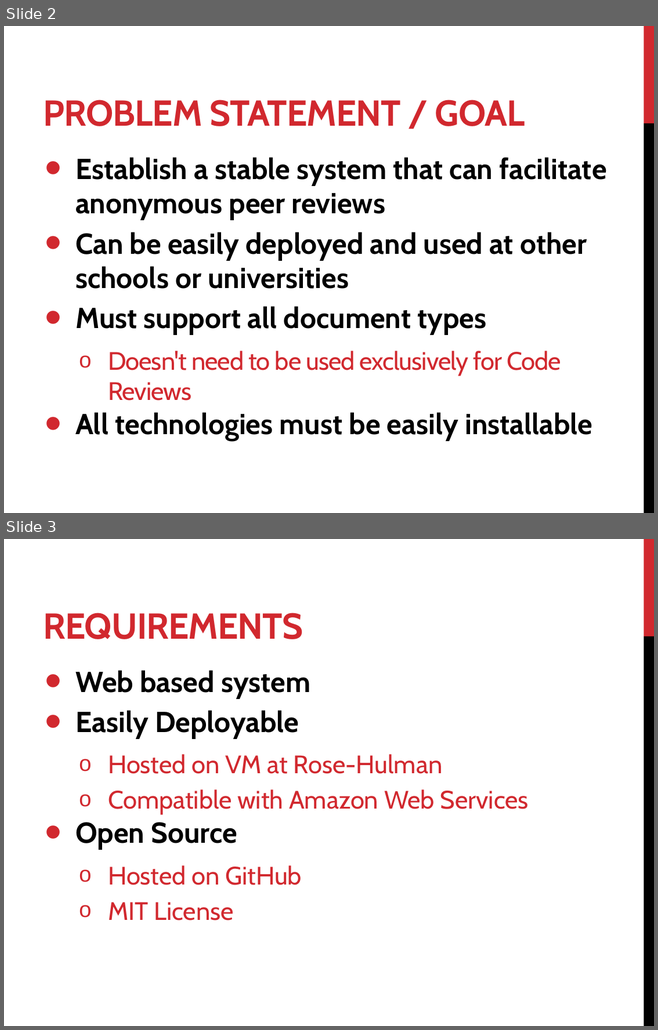
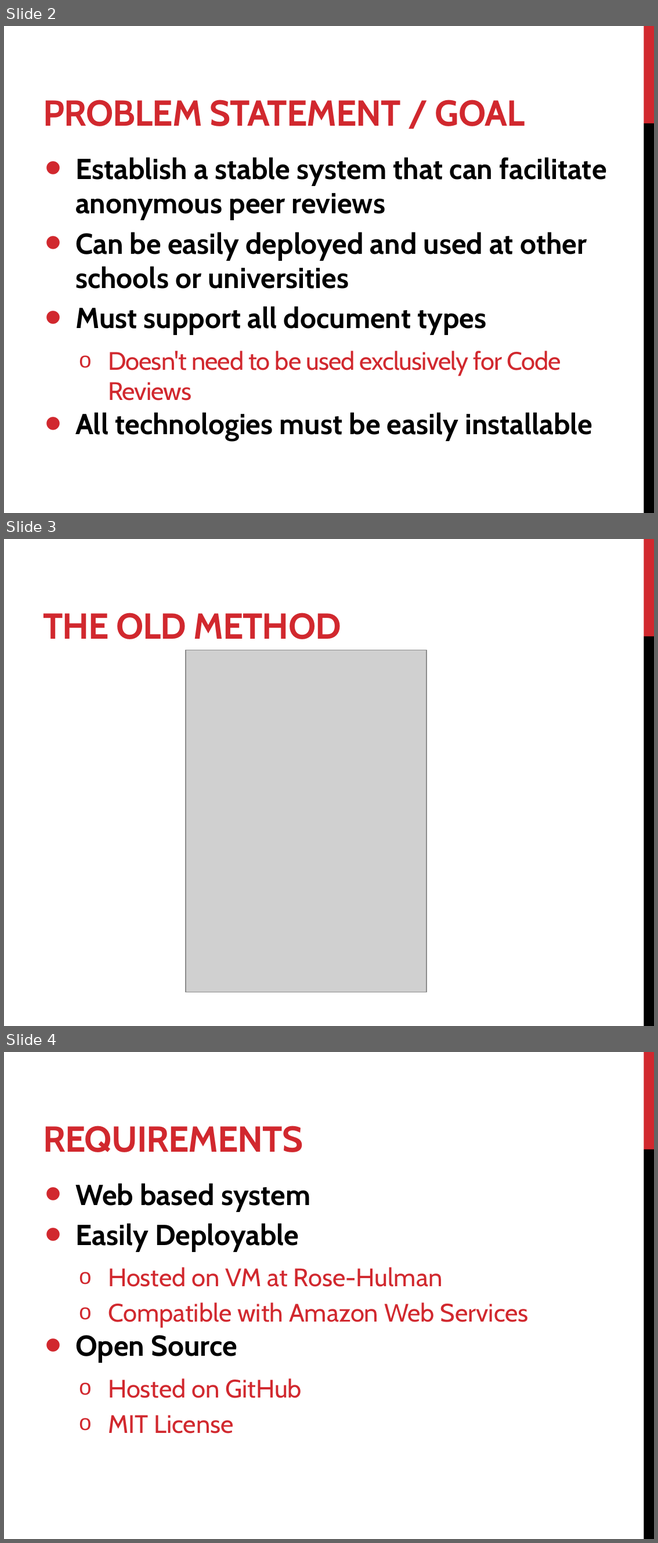
Before and after one commit to alexlo03/CodeSwap, a slide deck: Documentation/CodeSwapPresentation.pptx. Shown one above the other, each under a label of ours: slides 2 and 3 before the commit, slides 2, 3 and 4 after it. The pictures are 658x1030 and 658x1543 pixels, drawn with LibreOffice and Linux fonts; fonts in the diff are those of the drawing; grey boxes stand for pictures. Boxes give left, top, right and bottom in pixels: in the first picture for what was removed or moved away, otherwise in the second. Text is boxed around its words. In the diff, an @@ line names an element or a change of style, - is before the commit and + after.

Commit message:
added old method to presentation

```diff
--- a/Documentation/CodeSwapPresentation.pptx
+++ b/Documentation/CodeSwapPresentation.pptx
@@ slide 3 added at [4, 539, 654, 1026], background #FFFFFF; not listed: 2 template elements that a slide beside it also shows @@
@@ title added at [43, 613, 342, 639], 40 pt, text #D1282E, bold @@
+THE OLD METHOD
@@ picture added at [186, 650, 427, 993] @@
@@ what was slide 3 is now slide 4 @@
```
